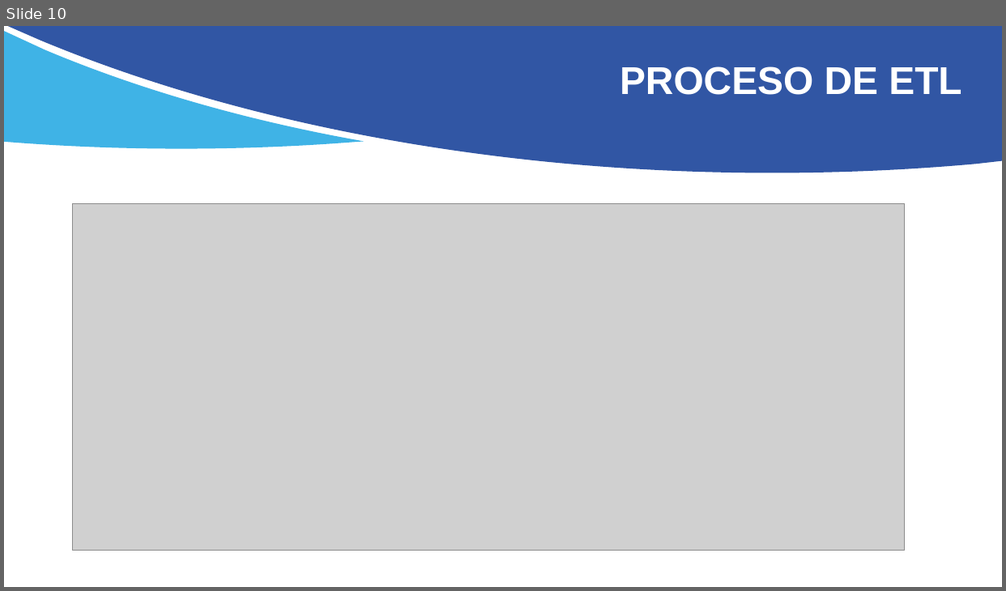
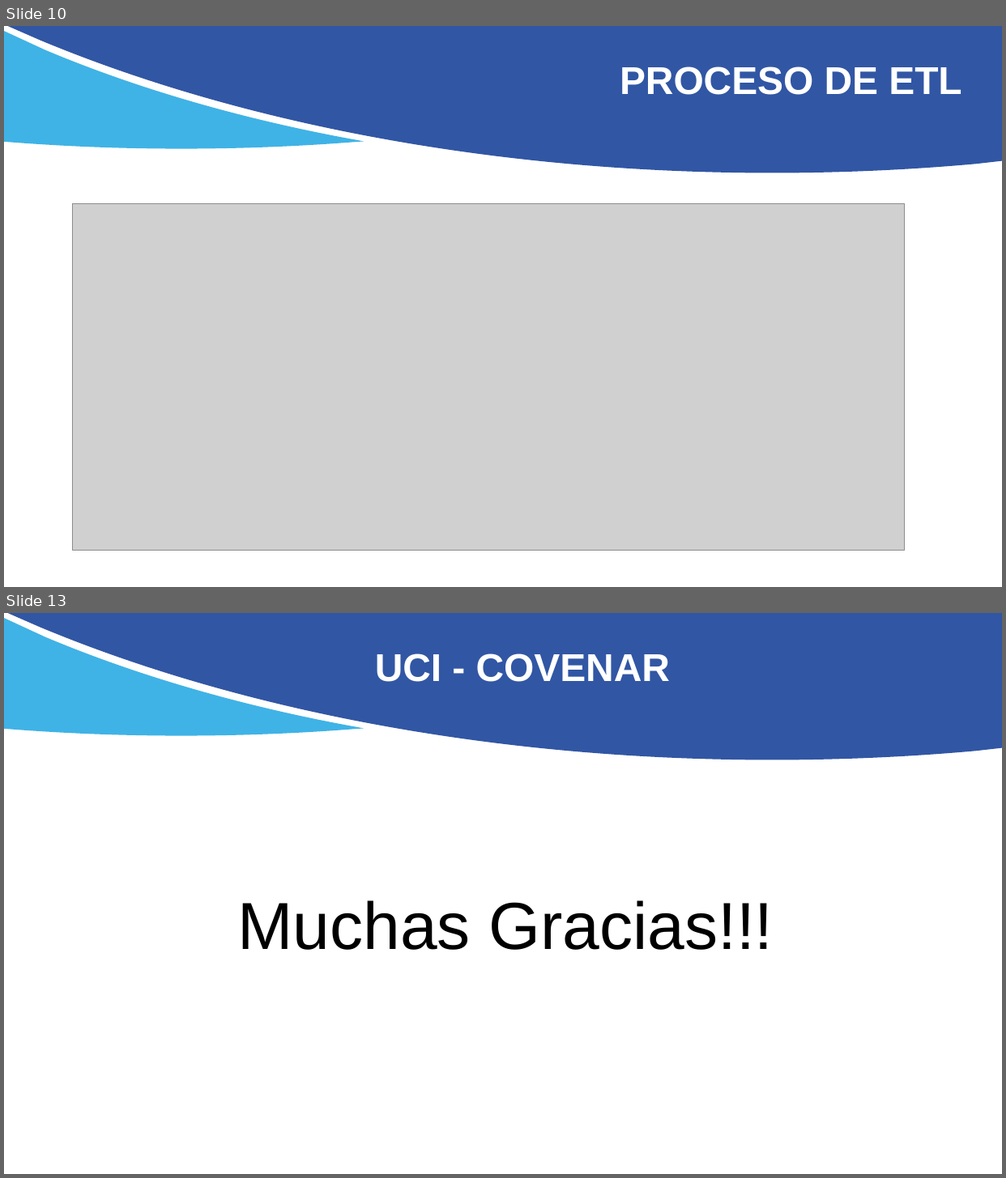
Before and after one commit to JuanRS26/Unidad-de-Cuidados-Intensivos, a slide deck: Sprint-2/DEMO2.pptx. Shown one above the other, each under a label of ours: slide 10 before the commit, slides 10 and 13 after it; the slides between them are not shown. The pictures are 1006x591 and 1006x1178 pixels, drawn with LibreOffice and Linux fonts; fonts in the diff are those of the drawing; grey boxes stand for pictures. Boxes give left, top, right and bottom in pixels: in the first picture for what was removed or moved away, otherwise in the second. Text is boxed around its words. In the diff, an @@ line names an element or a change of style, - is before the commit and + after.

```diff
--- a/Sprint-2/DEMO2.pptx
+++ b/Sprint-2/DEMO2.pptx
@@ slide 13 added at [4,613,1002,1174], background #FFFFFF; not listed: 2 template elements that a slide beside it also shows @@
@@ title added at [375,653,670,682], 28 pt, text #FFFFFF, bold @@
+UCI - COVENAR
@@ text added at [237,901,774,950], 48 pt, text #000000 @@
+Muchas Gracias!!!
```
Also in this commit, not shown: 2 other slides added, 7 other files.
